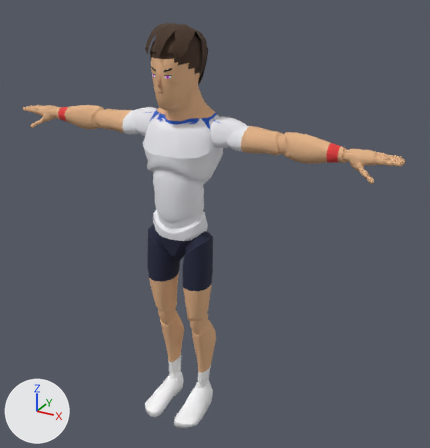
The glTF model sweetspot/models/players/p04.glb as it was, and as the next commit left it.
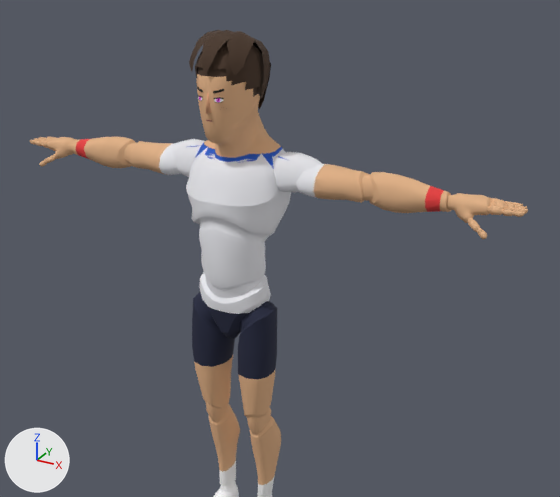
The first picture shows the older version from a 50 mm lens placed at (1.35, -2.13, 2.12), pointed at (0.14, 0.08, 1.01). The close-ups show the older and then the newer version on the part from 0% to 100% of the width and 0% to 85% of the height of that picture. Only the edits that show in the close-ups are written down. The lights are fixed; the arrows at lower left show +X, +Y and +Z. Vertices at exactly the same position are counted once.

Objects in the first close-up: 'Body', 'Hair' and 2 more.
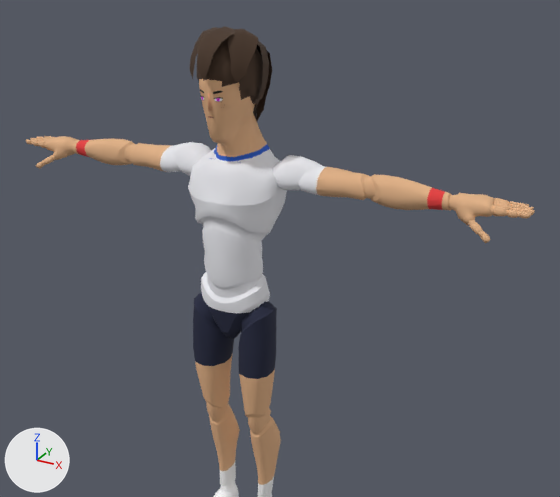
The change, as a diff of the scene's bpy script:
```diff
--- a/sweetspot/models/players/p04.glb.py
+++ b/sweetspot/models/players/p04.glb.py
@@ me_mannequin @@
 # used by ob_body; location = (0.0, 0.0, 0.0)
-me_mannequin.from_pydata(...)  # 7378 vertices, 14511 faces; spans x -0.95..0.95, y -0.21..0.15, z 0.0..1.86
+me_mannequin.from_pydata(...)  # 7378 vertices, 14511 faces; spans x -0.97..0.97, y -0.21..0.14, z 0.0..1.86
+# me_mannequin part 1: the loose piece of 34 vertices spanning x 0.8..0.84, y -0.01..0.02, z 1.37..1.4 is moved by (0.01, -0.01, 0.0)
+# me_mannequin part 2: the loose piece of 44 vertices spanning x 0.84..0.86, y -0.02..0.0, z 1.36..1.38 is moved by (0.01, -0.01, -0.01)
+# me_mannequin part 3: the loose piece of 34 vertices spanning x 0.85..0.89, y 0.02..0.05, z 1.42..1.45 is moved by (0.01, 0.0, 0.0)
+# me_mannequin part 4: the loose piece of 34 vertices spanning x 0.89..0.91, y 0.03..0.05, z 1.42..1.44 is moved by (0.01, 0.0, 0.0)
+# me_mannequin part 5: the loose piece of 44 vertices spanning x 0.92..0.95, y 0.03..0.04, z 1.43..1.44 is moved by (0.02, 0.0, 0.0)
+# me_mannequin part 6: the loose piece of 34 vertices spanning x 0.85..0.89, y 0.05..0.07, z 1.42..1.45 is moved by (0.01, 0.0, 0.0)
+# me_mannequin part 7: the loose piece of 44 vertices spanning x 0.92..0.95, y 0.05..0.07, z 1.43..1.44 is moved by (0.02, 0.0, 0.0)
+# me_mannequin part 8: the loose piece of 44 vertices spanning x 0.92..0.94, y 0.07..0.09, z 1.43..1.45 is moved by (0.02, 0.0, 0.0)
+# me_mannequin part 9: the loose piece of 34 vertices spanning x -0.84..-0.8, y -0.01..0.02, z 1.37..1.4 is moved by (-0.01, -0.01, 0.0)
+# me_mannequin part 10: the loose piece of 44 vertices spanning x -0.86..-0.84, y -0.02..0.0, z 1.36..1.38 is moved by (-0.01, -0.01, -0.01)
+# me_mannequin part 11: the loose piece of 34 vertices spanning x -0.89..-0.85, y 0.02..0.05, z 1.42..1.45 is moved by (-0.01, 0.0, 0.0)
+# me_mannequin part 12: the loose piece of 34 vertices spanning x -0.91..-0.89, y 0.03..0.05, z 1.42..1.44 is moved by (-0.01, 0.0, 0.0)
+# me_mannequin part 13: 4857 of 7378 vertices moved; they spanned x -0.94..0.93, y -0.13..0.15, z 1.06..1.84 and now span x -0.96..0.95, y -0.12..0.14, z 1.06..1.84; mean shift (0.0, 0.0, 0.0); largest move (0.14, 0.04, 1.51) -> (-0.08, 0.1, 1.52)
+# me_mannequin part 14: 37 kept faces spanning x -0.21..0.21, y -0.11..0.11, z 1.47..1.77 get new texture (UV) coordinates
+# other edits to the shape of me_mannequin do not show in these pictures
 me_mannequin.materials.append(mat_palette)
@@ me_hair @@
 # used by ob_hair; location = (0.0, 0.0, 0.0)
-me_hair.from_pydata(...)  # 446 vertices, 840 faces; spans x -0.115..0.115, y -0.136..0.154, z 1.622..1.893
+me_hair.from_pydata(...)  # 478 vertices, 908 faces; spans x -0.111..0.111, y -0.154..0.163, z 1.573..1.904
+# me_hair part 15: the loose piece of 85 vertices spanning x -0.084..0.084, y 0.042..0.154, z 1.633..1.867 is rebuilt with 84 vertices and now spans x -0.086..0.086, y 0.045..0.163, z 1.577..1.871
+# me_hair part 16: the loose piece of 84 vertices spanning x -0.101..0.101, y -0.136..0.072, z 1.77..1.893 is rebuilt with 84 vertices and now spans x -0.111..0.111, y -0.154..0.077, z 1.748..1.904
+# me_hair part 17: the loose piece of 58 vertices spanning x -0.115..0.115, y 0.011..0.104, z 1.701..1.871 is rebuilt with 57 vertices and now spans x -0.111..0.111, y 0.007..0.113, z 1.67..1.873
+# me_hair part 18: 213 vertices removed from x -0.103..0.103, y -0.119..0.13, z 1.622..1.868; 247 vertices added at x -0.091..0.091, y -0.125..0.133, z 1.573..1.872
 me_hair.materials.append(mat_palette)
```

Pixel boxes (x1, y1, x2, y2) of what changed, in the close-ups (560 x 497 px; the box of a moved part takes in the faces that stretch with it):
'Body', reshaped: before (30, 67, 528, 497); after (26, 79, 535, 497)
'Hair', reshaped (20% taller): before (189, 30, 271, 109); after (190, 26, 272, 121)
part 1 of me_mannequin, moved or reshaped: before (468, 220, 480, 232); after (469, 222, 482, 235)
part 2 of me_mannequin, moved or reshaped: before (478, 230, 487, 239); after (481, 233, 490, 243)
part 3 of me_mannequin, moved or reshaped: before (490, 205, 502, 215); after (494, 205, 507, 216)
part 4 of me_mannequin, moved or reshaped: before (503, 209, 512, 216); after (508, 209, 518, 218)
part 5 of me_mannequin, moved or reshaped: before (515, 210, 525, 217); after (521, 211, 531, 218)
part 6 of me_mannequin, moved or reshaped: before (494, 202, 506, 209); after (498, 203, 510, 210)
part 7 of me_mannequin, moved or reshaped: before (518, 207, 528, 214); after (524, 208, 535, 215)
part 8 of me_mannequin, moved or reshaped: before (518, 205, 527, 209); after (523, 205, 534, 210)
part 9 of me_mannequin, moved or reshaped: before (46, 155, 55, 163); after (44, 156, 53, 164)
part 10 of me_mannequin, moved or reshaped: before (39, 160, 47, 167); after (36, 162, 44, 168)
part 11 of me_mannequin, moved or reshaped: before (41, 141, 48, 148); after (38, 140, 47, 148)
part 12 of me_mannequin, moved or reshaped: before (36, 141, 42, 146); after (32, 140, 39, 146)
part 13 of me_mannequin, moved or reshaped: before (34, 67, 519, 293); after (31, 79, 525, 292)
part 14 of me_mannequin, surface changed: before (186, 76, 290, 162); after (193, 81, 286, 168)
part 15 of me_hair, rebuilt (mostly hidden before): before (253, 44, 271, 109); after (256, 47, 272, 121)
part 16 of me_hair, rebuilt (23% taller): before (189, 30, 255, 76); after (190, 26, 258, 83)
part 17 of me_hair, rebuilt: before (253, 38, 270, 94); after (255, 41, 269, 104)
part 18 of me_hair, moved or reshaped: before (195, 42, 265, 102); after (197, 39, 263, 119)
